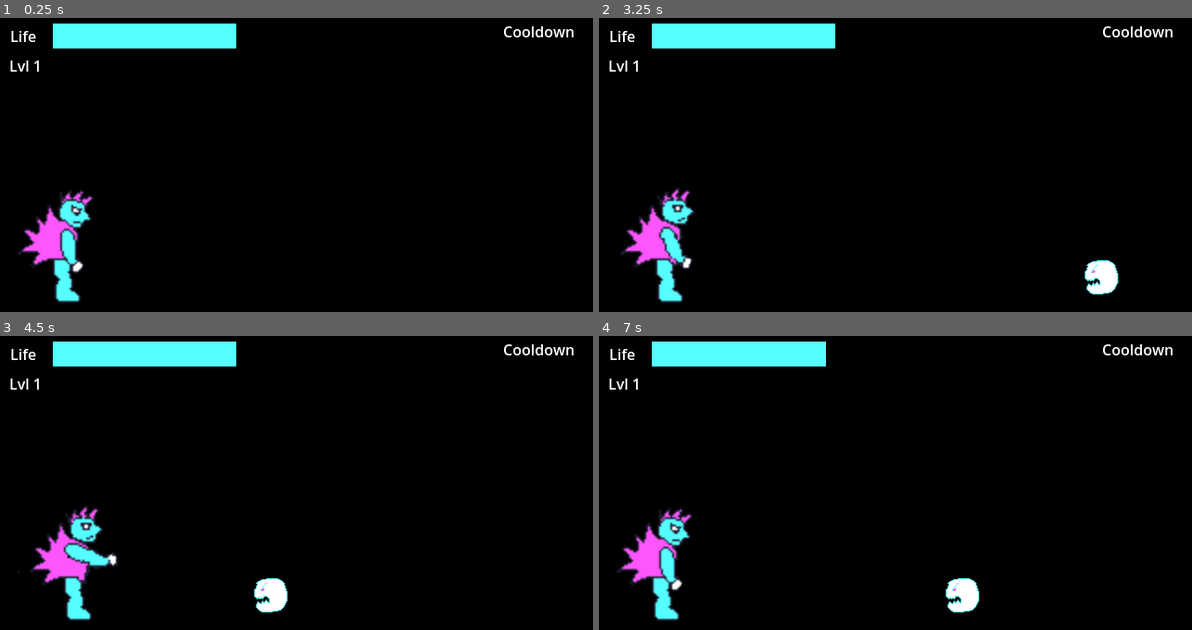
Above: before the commit, frames 1-4 (two rows, left to right).
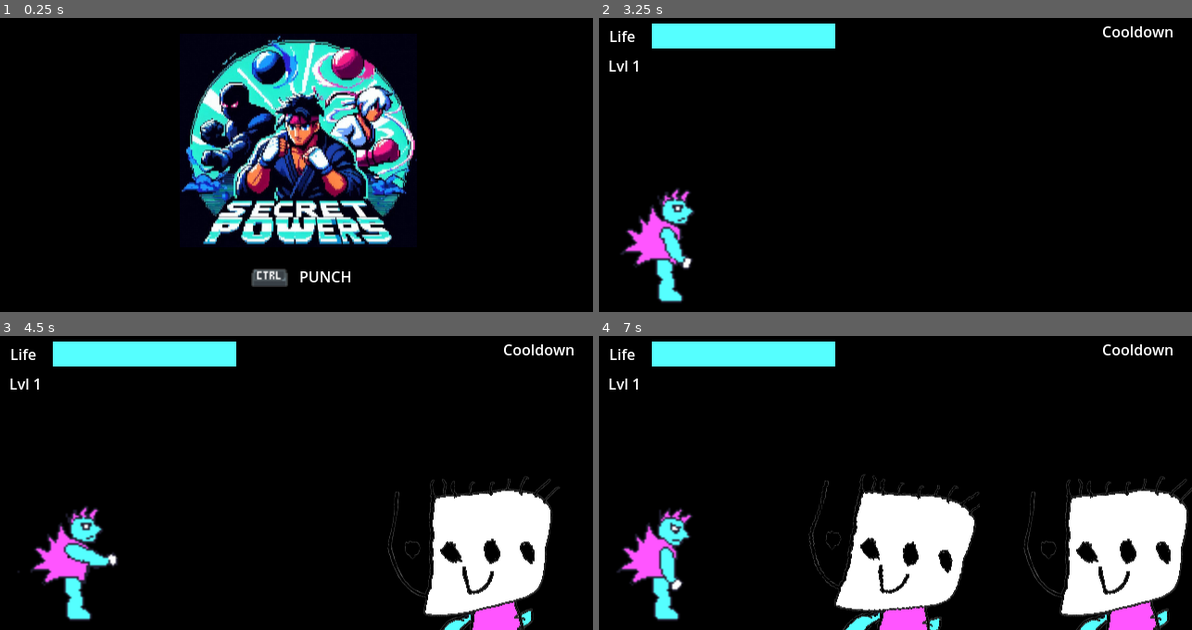
Above: after the commit, the same moments.

Repository: charro/secretpowers
Game: Godot game, scene res://splash.tscn
Two runs of this game, one before a commit and one after it. Both use one fixed random seed, a clock stepped at 60 frames per second and the inputs below. Before the commit the project starts from res://main.tscn.
Inputs:
- Up to frame 1 (0.25 s): no input
- Up to frame 2 (3.25 s): tap Enter at 0.5, 2.75 s; tap Ctrl (first) at 0.6, 1.55, 2.1, 3.05 s; tap Shift (second) at 0.8, 1.35, 2.3, 2.85 s; tap Space at 1.25 s
- Up to frame 3 (4.5 s): tap Alt (third) at 3.6 s; tap Shift (second) at 3.8 s; tap Ctrl (first) at 4.35 s
- Up to frame 4 (7 s): tap Shift (second) at 5.1, 6.6 s; tap Ctrl (first) at 5.85 s

The runs differ from the first frame. In frame 1, 24% of the frame differs, in the area x 1-97%, y 1-97%; in frame 2, 0.5%; in frame 3, 8.8%; in frame 4, 17%.

Commit message:
Added splash screen and last enemy

Diff:
--- /dev/null
+++ b/foe/sprite_frames/cabezon.tres
@@ -0,0 +1,25 @@
+[gd_resource type="SpriteFrames" load_steps=4 format=3 uid="uid://ya0nrk1miv36"]
+
+[ext_resource type="Texture2D" uid="uid://u8hboc5y3rgu" path="res://foe/cabezon.png" id="1_ku8sk"]
+
+[sub_resource type="AtlasTexture" id="AtlasTexture_ytp2r"]
+atlas = ExtResource("1_ku8sk")
+region = Rect2(0, 0, 200, 267)
+
+[sub_resource type="AtlasTexture" id="AtlasTexture_5lec4"]
+atlas = ExtResource("1_ku8sk")
+region = Rect2(200, 0, 200, 267)
+
+[resource]
+animations = [{
+"frames": [{
+"duration": 1.0,
+"texture": SubResource("AtlasTexture_ytp2r")
+}, {
+"duration": 1.0,
+"texture": SubResource("AtlasTexture_5lec4")
+}],
+"loop": true,
+"name": &"default",
+"speed": 5.0
+}]
--- /dev/null
+++ b/foe/sprite_frames/tortugato.tres
@@ -0,0 +1,32 @@
+[gd_resource type="SpriteFrames" load_steps=5 format=3 uid="uid://c8qay406gxis2"]
+
+[ext_resource type="Texture2D" uid="uid://cv82pkakg8md5" path="res://foe/tortugato.png" id="1_3pab8"]
+
+[sub_resource type="AtlasTexture" id="AtlasTexture_a2l75"]
+atlas = ExtResource("1_3pab8")
+region = Rect2(0, 0, 64, 64)
+
+[sub_resource type="AtlasTexture" id="AtlasTexture_wlj0s"]
+atlas = ExtResource("1_3pab8")
+region = Rect2(64, 0, 64, 64)
+
+[sub_resource type="AtlasTexture" id="AtlasTexture_vj7f3"]
+atlas = ExtResource("1_3pab8")
+region = Rect2(128, 0, 64, 64)
+
+[resource]
+animations = [{
+"frames": [{
+"duration": 1.0,
+"texture": SubResource("AtlasTexture_a2l75")
+}, {
+"duration": 1.0,
+"texture": SubResource("AtlasTexture_wlj0s")
+}, {
+"duration": 1.0,
+"texture": SubResource("AtlasTexture_vj7f3")
+}],
+"loop": true,
+"name": &"default",
+"speed": 9.0
+}]
--- a/main.gd
+++ b/main.gd
@@ -6,10 +6,12 @@
 var accumulated_points: int = 0
 var points_in_this_level = 0
 var level: int = 0
-var points_to_reach_next_level: Array[Variant] = [5, 200, 400, 800]
+var points_to_reach_next_level: Array[Variant] = [5, 20, 40, 80]
 
 var foe_sprites = preload("res://foe/sprite_frames/foe.tres")
 var elplumas_sprites = preload("res://foe/sprite_frames/elplumas.tres")
+var tortugato_sprites = preload("res://foe/sprite_frames/tortugato.tres")
+var cabezon_sprites = preload("res://foe/sprite_frames/cabezon.tres")
 
 # Called when the node enters the scene tree for the first time.
 func _ready() -> void:
@@ -113,12 +115,39 @@
 	tween.tween_property(foe, "position", $FoesSpawningPoint.position, 0.2)
 
 func _create_foe_for_current_level() -> Foe :
-	var foe: Foe = foe_scene.instantiate()
+	var foe: Foe = _spawn_cabezon()
 	match level:
 		1:
-			foe.set_foe_values(15, 250, elplumas_sprites)
+			if randf_range(0, 1) > 0.6:
+				foe = _spawn_elplumas()
 		2:
-			foe.set_foe_values(40, 150, elplumas_sprites)
+			var chances = randf_range(0, 1)
+			if chances > 0.7:
+				foe = _spawn_tortugato()
+			elif chances > 0.3:
+				foe = _spawn_elplumas()
 		3:
-			foe.set_foe_values(80, 100, elplumas_sprites)
+			var chances = randf_range(0, 1)
+			if chances > 0.5:
+				foe = _spawn_cabezon()
+			elif chances > 0.2:
+				foe = _spawn_tortugato()
+			else:
+				foe = _spawn_elplumas()
 	return foe
+
+func _spawn_elplumas():
+	var foe: Foe = foe_scene.instantiate()
+	foe.set_foe_values(15, 250, elplumas_sprites)
+	return foe
+
+func _spawn_tortugato():
+	var foe: Foe = foe_scene.instantiate()
+	foe.set_foe_values(40, 150, tortugato_sprites)
+	return foe
+
+func _spawn_cabezon():
+	var foe: Foe = foe_scene.instantiate()
+	foe.set_foe_values(100, 80, cabezon_sprites)
+	foe.position.y = foe.position.y + 40
+	return foe
--- a/main.tscn
+++ b/main.tscn
@@ -35,6 +35,14 @@
 secret_power_id = 2
 keys_combination = Array[int]([2, 1, 2])
 
+[node name="ThirdSecretPower" parent="SecretPowerChecker/SecretPowers/ThirdSecretPower" instance=ExtResource("4_pspov")]
+secret_power_id = 2
+keys_combination = Array[int]([2, 1, 2])
+
+[node name="ThirdSecretPower" parent="SecretPowerChecker/SecretPowers/ThirdSecretPower/ThirdSecretPower" instance=ExtResource("4_pspov")]
+secret_power_id = 2
+keys_combination = Array[int]([2, 1, 2])
+
 [node name="Player" parent="." node_paths=PackedStringArray("secret_power_checker") groups=["moving"] instance=ExtResource("1_vk8qf")]
 position = Vector2(64, 247)
 secret_power_checker = NodePath("../SecretPowerChecker")
--- a/player/player.gd
+++ b/player/player.gd
@@ -26,6 +26,7 @@
 	elif Input.is_action_just_pressed("second") and level > 1:
 		action_pressed = "second"
 		$AnimatedSprite2D.play("kick")
+		$KickSound.play()
 		pressed_attack_key = true
 	elif Input.is_action_just_pressed("third") and level > 2:
 		action_pressed = "third"
@@ -59,6 +60,7 @@
 	# Hit the enemies in each frame if MultiPunching
 	if active_secret_power == SecretPowerChecker.SECRET_POWERS.MULTI_PUNCH:
 		get_tree().call_group("touching_player", "secret_power", active_secret_power)
+		$PunchSound.play()
 
 
 func _on_secret_power_checker_secret_power_triggered(secret_power_id: SecretPowerChecker.SECRET_POWERS) -> void:
@@ -67,6 +69,8 @@
 	match secret_power_id:
 		SecretPowerChecker.SECRET_POWERS.MULTI_PUNCH:
 			multipunch()
+		SecretPowerChecker.SECRET_POWERS.KAMEAMEA:
+			$AyukenSound.play()
 		SecretPowerChecker.SECRET_POWERS.MEGA_PUNCH:
 			megapunch()
 
@@ -76,5 +80,5 @@
 
 func megapunch():
 	$AnimatedSprite2D.play("megapunch")
-	$PunchSound.play()
+	$MegaPunchSound.play()
 	get_tree().call_group("touching_player", "secret_power", active_secret_power)
--- a/player/player.tscn
+++ b/player/player.tscn
@@ -1,10 +1,13 @@
-[gd_scene load_steps=37 format=3 uid="uid://nowb747qdxcw"]
+[gd_scene load_steps=40 format=3 uid="uid://nowb747qdxcw"]
 
 [ext_resource type="Texture2D" uid="uid://b08ovkbl4wm6r" path="res://player/prota.png" id="2_0m850"]
 [ext_resource type="Script" path="res://player/player.gd" id="2_2h80n"]
 [ext_resource type="AudioStream" uid="uid://birvxqnn3h8fw" path="res://sound/punch-short.mp3" id="3_g27ml"]
 [ext_resource type="Texture2D" uid="uid://dr0dv4278sodf" path="res://secret_powers/prota_megapunch.png" id="3_m1xas"]
 [ext_resource type="Texture2D" uid="uid://bjrxx03layhta" path="res://secret_powers/megapunch.png" id="3_nrv0k"]
+[ext_resource type="AudioStream" uid="uid://cwpr117vq1t2t" path="res://sound/kick-183936.mp3" id="6_a24hu"]
+[ext_resource type="AudioStream" uid="uid://cjb3ao8g5hpt3" path="res://sound/ayuken.mp3" id="7_lelr7"]
+[ext_resource type="AudioStream" uid="uid://cq2guam4tng33" path="res://sound/megapunch.mp3" id="8_dop6w"]
 
 [sub_resource type="AtlasTexture" id="AtlasTexture_at3uf"]
 atlas = ExtResource("2_0m850")
@@ -271,6 +274,15 @@
 [node name="PunchSound" type="AudioStreamPlayer2D" parent="."]
 stream = ExtResource("3_g27ml")
 
+[node name="KickSound" type="AudioStreamPlayer2D" parent="."]
+stream = ExtResource("6_a24hu")
+
+[node name="AyukenSound" type="AudioStreamPlayer2D" parent="."]
+stream = ExtResource("7_lelr7")
+
+[node name="MegaPunchSound" type="AudioStreamPlayer2D" parent="."]
+stream = ExtResource("8_dop6w")
+
 [connection signal="area_entered" from="." to="." method="_on_player_area_entered"]
 [connection signal="area_exited" from="." to="." method="_on_player_area_exited"]
 [connection signal="animation_finished" from="AnimatedSprite2D" to="." method="_on_animation_finished"]
--- a/project.godot
+++ b/project.godot
@@ -11,7 +11,7 @@
 [application]
 
 config/name="SecretPowers"
-run/main_scene="res://main.tscn"
+run/main_scene="res://splash.tscn"
 config/features=PackedStringArray("4.3", "Mobile")
 config/icon="res://icon.svg"
 
--- /dev/null
+++ b/splash.gd
@@ -0,0 +1,11 @@
+extends Node2D
+
+
+# Called when the node enters the scene tree for the first time.
+func _ready() -> void:
+	visible = true
+
+# Called every frame. 'delta' is the elapsed time since the previous frame.
+func _process(delta: float) -> void:
+	if Input.is_anything_pressed():
+		get_tree().change_scene_to_file("res://main.tscn")
--- /dev/null
+++ b/splash.tscn
@@ -0,0 +1,35 @@
+[gd_scene load_steps=5 format=3 uid="uid://bnwa5wajfbu2"]
+
+[ext_resource type="Script" path="res://splash.gd" id="1_43gp4"]
+[ext_resource type="Texture2D" uid="uid://cahf5sragmqco" path="res://splash.png" id="1_cvmkh"]
+[ext_resource type="Texture2D" uid="uid://bym8vpvo0xcm1" path="res://ui/Keyboard Extras.png" id="2_xlc2y"]
+
+[sub_resource type="AtlasTexture" id="AtlasTexture_bfo63"]
+atlas = ExtResource("2_xlc2y")
+region = Rect2(4, 34, 24, 12)
+
+[node name="Splash" type="Node2D"]
+script = ExtResource("1_43gp4")
+
+[node name="ColorRect" type="ColorRect" parent="."]
+offset_right = 640.0
+offset_bottom = 321.0
+color = Color(0, 0, 0, 1)
+
+[node name="Splash" type="Sprite2D" parent="."]
+position = Vector2(322, 135)
+texture = ExtResource("1_cvmkh")
+
+[node name="Sprite2D" type="Sprite2D" parent="."]
+position = Vector2(291, 283)
+scale = Vector2(1.70531, 1.74312)
+texture = SubResource("AtlasTexture_bfo63")
+
+[node name="Label" type="Label" parent="."]
+offset_left = 323.0
+offset_top = 270.0
+offset_right = 380.0
+offset_bottom = 293.0
+text = "PUNCH"
+horizontal_alignment = 1
+vertical_alignment = 1
Binary file added: foe/cabezon.png
Not shown, added: foe/cabezon.png.import
Binary file added: foe/tortugato.png
Not shown, added: foe/tortugato.png.import
Not shown, changed: reconocimientos.txt
Not shown, added: sound/ayuken.mp3.import
Not shown, added: sound/kick-183936.mp3.import
Not shown, added: sound/megapunch.mp3.import
Binary file added: splash.png
Not shown, added: splash.png.import
Not shown, added: sound/ayuken.mp3
Not shown, added: sound/kick-183936.mp3
(and 2 more such lines)
